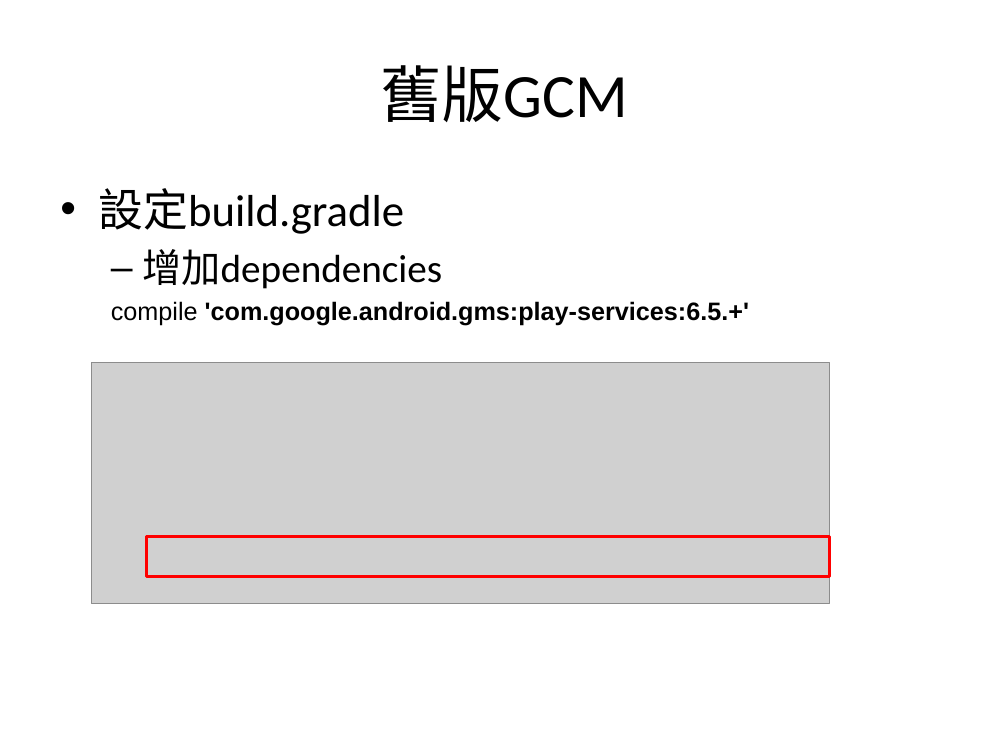
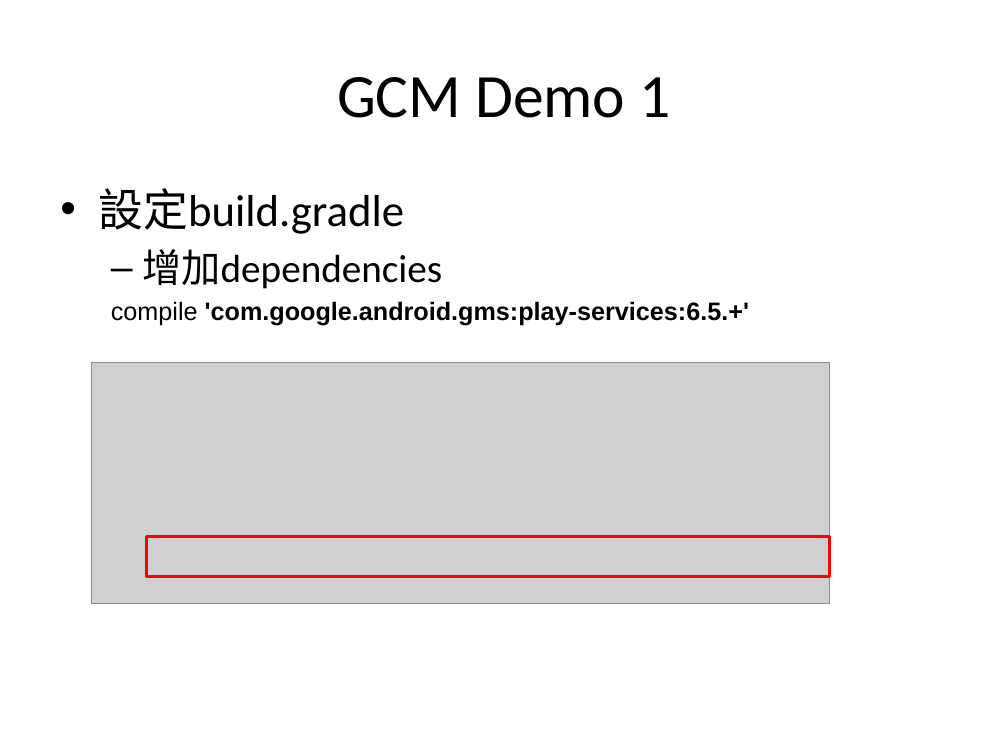
Before and after one commit to sonnyshih/AndroidDemoSample, a slide deck: slide 15 of CustomerUIDemo/GCM instruction.pptx. Drawn at 1008x756 pixels with LibreOffice and Linux fonts; fonts in the diff are those of the drawing; grey boxes stand for pictures. Boxes give left, top, right and bottom in pixels: in the first picture for what was removed or moved away, otherwise in the second. Text is boxed around its words. In the diff, an @@ line names an element or a change of style, - is before the commit and + after.

```diff
--- a/CustomerUIDemo/GCM instruction.pptx
+++ b/CustomerUIDemo/GCM instruction.pptx
@@ title at <box>337,77,670,118</box>: text changed @@
-舊版GCM
+GCM Demo 1
```
Also in this commit, not shown: 3 other slides changed, 3 slides added, 1 other file.
